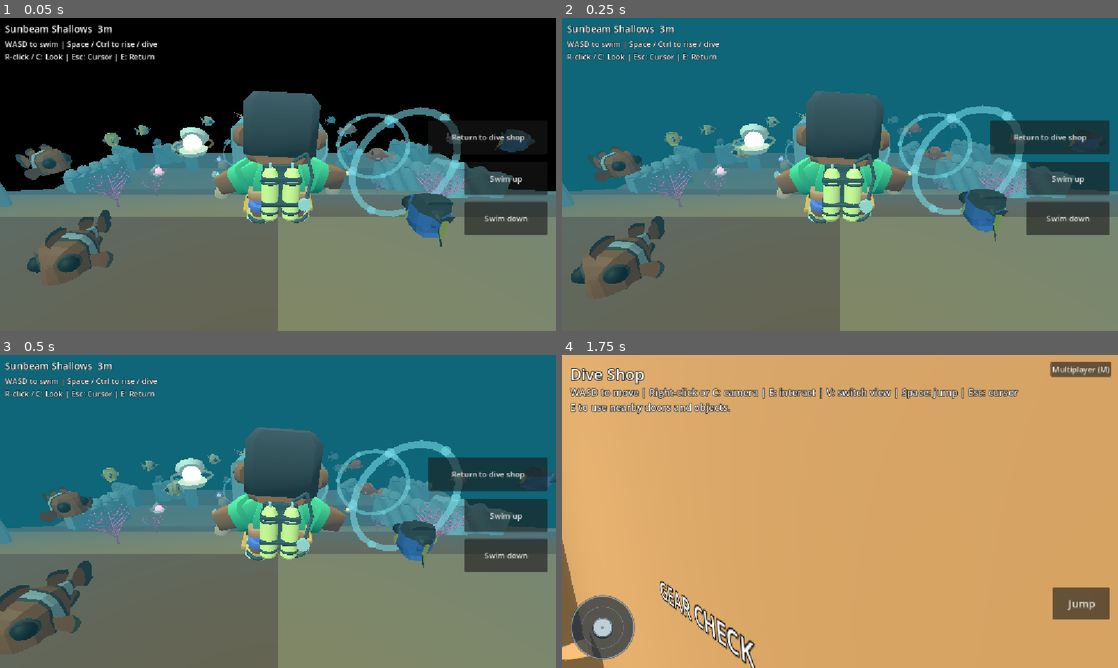
Above: before the commit, frames 1-4 (two rows, left to right).
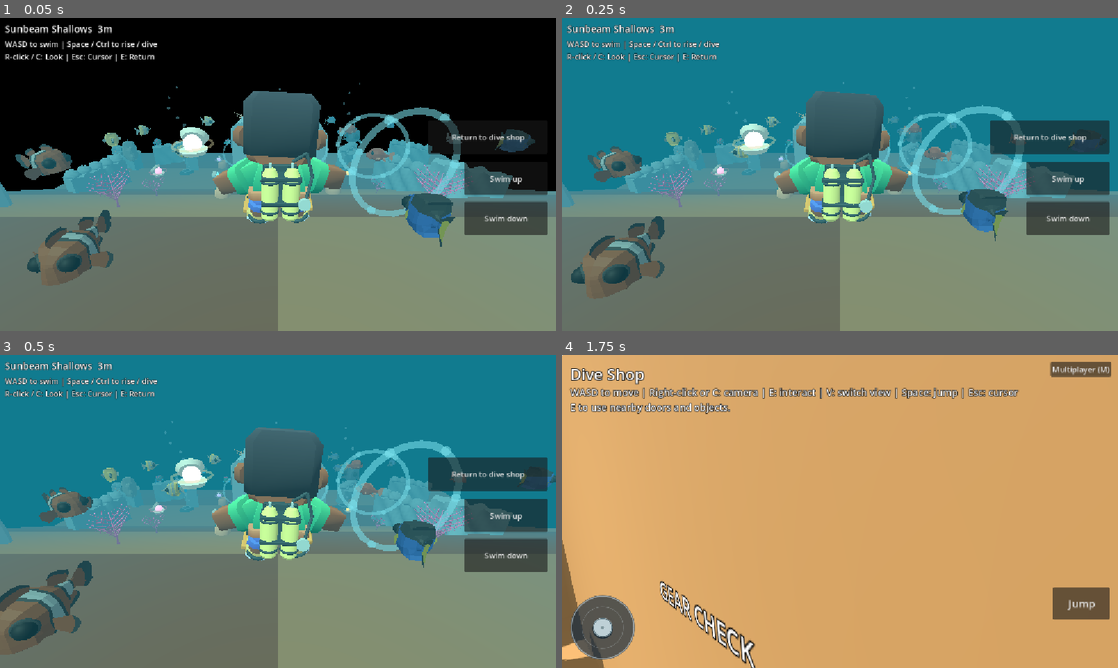
Above: after the commit, the same moments.

Repository: WillowbrookGame/willowbrook
Game: Godot game, scene res://game/scuba/reef.tscn
Two runs of this game, one before a commit and one after it. Both use one fixed random seed, a clock stepped at 60 frames per second and the inputs below. This scene is started directly instead of the project's main scene. Sound files missing from this copy of the repository are replaced by a short silence.
Inputs (mouse positions are in pixels of both pictures, inside the frame that each line leads up to):
- Up to frame 1 (0.05 s): no input
- Up to frame 2 (0.25 s): no input
- Up to frame 3 (0.5 s): no input
- Up to frame 4 (1.75 s): tap Enter at 0.5 s; move the mouse to (962, 495) at 0.52 s; hold Right (ui_right) 0.53-1.25 s; tap E at 0.6 s; click (962, 495) at 0.67 s; tap Space at 0.77 s; drag from (728, 527) to (812, 574) at 1.27 s

The runs differ from the first frame. In frame 1, 0.2% of the frame differs, in the area x 21-66%, y 20-51%; in frame 2, 0.2%; in frame 3, 0.3%, in the area x 21-65%, y 21-51%; in frame 4, nothing differs.

Commit message:
Scuba: add deep bubble geysers, depth-based mood, and deep-water visitors

Diff:
--- a/game/scuba/reef.gd
+++ b/game/scuba/reef.gd
@@ -8,6 +8,7 @@
 const REEF_ART=preload("res://game/scuba/reef_art.gd")
 const REEF_TREASURES=preload("res://game/scuba/reef_treasures.gd")
 const REEF_RINGS=preload("res://game/scuba/reef_rings.gd")
+const REEF_GEYSERS=preload("res://game/scuba/reef_geysers.gd")
 const STICK=preload("res://game/movement_thumbstick.gd")
 const ROUTER=preload("res://game/touch_router.gd")
 const GAMEPAD=preload("res://game/gamepad_state.gd")
@@ -35,6 +36,7 @@
 var art: Node3D
 var treasures: Node3D
 var rings: Node3D
+var geysers: Node3D
 var _banner_time:=0.0
 var _touch=ROUTER.new()
 var _pad=GAMEPAD.new()
@@ -63,6 +65,9 @@
 	rings.name="ReefRings"
 	add_child(rings)
 	rings.ring_passed.connect(_on_ring_passed)
+	geysers=REEF_GEYSERS.new()
+	geysers.name="ReefGeysers"
+	add_child(geysers)
 	diver=DIVER.new()
 	diver.name="Diver"
 	diver.collision_layer=0
@@ -344,7 +349,9 @@
 	vertical-=float(Input.is_physical_key_pressed(KEY_CTRL) or Input.is_physical_key_pressed(KEY_SHIFT) or _sink_held or _pad_sink or -1 in _vertical_touches.values())
 	var aim:Vector2=(_pad.look()+_touch.look_motion).limit_length()
 	_look(aim,delta*1.65)
-	_swim(axis,vertical,delta)
+	var lift:float=float(geysers.updraft_at(diver.position,vertical<-0.1)) if geysers!=null else 0.0
+	_swim(axis,vertical,delta,lift)
+	art.update_depth_mood(diver.position.y)
 	_update_camera(delta)
 	if treasures!=null:
 		treasures.check_diver(diver.position)
@@ -392,12 +399,13 @@
 		_banner_time=2.6
 	treasure_banner.show()
 
-func _swim(axis: Vector2, vertical: float, dt: float) -> void:
+func _swim(axis: Vector2, vertical: float, dt: float, lift: float=0.0) -> void:
 	var local:=Vector3(axis.x,0,axis.y)
 	var target:=((Basis(Vector3.UP,_yaw)*local)+Vector3.UP*vertical*.72).limit_length()*SPEED
 	if swim_player!=null:
 		var wanted:=SWIM.STROKE if target.length_squared()>.15 else SWIM.AQUATIC_IDLE
 		if swim_player.current_animation!=wanted:swim_player.play(wanted,.18)
+	target.y+=lift
 	diver.velocity=diver.velocity.move_toward(target,(18.0 if target.length_squared()>.03 else 26.0)*dt)
 	diver.move_and_slide()
 	var at:=diver.position
--- a/game/scuba/reef_art.gd
+++ b/game/scuba/reef_art.gd
@@ -1,7 +1,14 @@
 extends Node3D
 const LAYOUT := preload("res://game/scuba/reef_layout.tscn")
 const FISH:="res://game/fish_art/"
+const SHALLOW_BG := Color(0.08, 0.48, 0.56, 1.0)
+const DEEP_BG := Color(0.03, 0.16, 0.30, 1.0)
+const SHALLOW_FOG := Color(0.16, 0.56, 0.64, 1.0)
+const DEEP_FOG := Color(0.05, 0.22, 0.38, 1.0)
 var _fish: Array[Dictionary]=[]
+var _visitors: Array[Dictionary]=[]
+var _env: Environment
+var _sun: DirectionalLight3D
 var _elapsed:=0.0
 var _fish_tick:=0.0
 # Main1 sits toward each authored fish face; Main6 grows down the rear (-Z).
@@ -13,6 +20,11 @@
 	var layout := LAYOUT.instantiate() as Node3D
 	add_child(layout)
 	_disable_shadows(layout)
+	var world_env := layout.get_node_or_null("UnderwaterEnvironment") as WorldEnvironment
+	if world_env != null and world_env.environment != null:
+		_env = world_env.environment.duplicate() as Environment
+		world_env.environment = _env
+	_sun = layout.get_node_or_null("Sunlight") as DirectionalLight3D
 	# Authored nearby landmarks frame the schools; their lanes are in open water.
 	_school("Clownfish",Vector3(-6,-3.35,13),5,3.5,.23,.33)
 	_school("BlueTang",Vector3(6.5,-3.45,12),4,4.1,.22,.31)
@@ -20,7 +32,20 @@
 	_school("CoralGrouper",Vector3(7.5,-6.0,0),3,4.1,.28,.31)
 	_school("ParrotFish",Vector3(-11,-10.8,-14.5),4,4.5,.29,.26)
 	_school("Tuna",Vector3(11,-9.8,-19),3,5.2,.36,.26)
+	# Two slow, gentle deep-water visitors cruising high above the wreck and overhang.
+	_visitor("Shark",Vector3(2.0,-10.5,-18.0),8.5,.72,.14,0.4)
+	_visitor("Sunfish",Vector3(-13.5,-11.8,-17.5),7.0,.68,.12,2.6)
+	update_depth_mood(-3.0)
 	_update_fish()
+
+func update_depth_mood(diver_y: float) -> void:
+	var depth_t := clampf((-diver_y - 3.0) / 13.0, 0.0, 1.0)
+	if _env != null:
+		_env.background_color = SHALLOW_BG.lerp(DEEP_BG, depth_t)
+		_env.fog_light_color = SHALLOW_FOG.lerp(DEEP_FOG, depth_t)
+		_env.ambient_light_energy = lerpf(0.78, 0.54, depth_t)
+	if _sun != null:
+		_sun.light_energy = lerpf(1.22, 0.72, depth_t)
 
 func floor_at(at: Vector3) -> float:
 	return -6.4 - clampf((8.0-at.z)/22.0,0.0,1.0)*11.0
@@ -56,6 +81,12 @@
 		# Equal phase separation and shared angular speed prevent school members passing through one another.
 		_fish.append({"node":n,"origin":origin,"radius":radius,"phase":float(i)*TAU/count,"rate":rate})
 
+func _visitor(species: String, origin: Vector3, radius: float, ratio: float, rate: float, phase: float) -> void:
+	var n:=_asset(FISH+species+".glb",origin,ratio,0.0)
+	if n==null:return
+	n.set_meta("reef_visitor",species)
+	_visitors.append({"node":n,"species":species,"origin":origin,"radius":radius,"phase":phase,"rate":rate})
+
 func _update_fish() -> void:
 	for a: Dictionary in _fish:
 		var n:Node3D=a.node
@@ -65,6 +96,14 @@
 		var tangent:=Vector3(-sin(theta),0,cos(theta)*BW)
 		n.position=baseline+Vector3(cos(theta)*a.radius,.21*sin(theta*2.0+a.phase),sin(theta)*a.radius*BW)
 		n.rotation.y=atan2(tangent.x,tangent.z)+wiggle
+	for v: Dictionary in _visitors:
+		var n:Node3D=v.node
+		var theta:float=_elapsed*v.rate+v.phase
+		var wiggle:float=.06*sin(2.4*_elapsed+v.phase)
+		var baseline:Vector3=v.origin
+		var tangent:=Vector3(-sin(theta),0,cos(theta)*BW)
+		n.position=baseline+Vector3(cos(theta)*v.radius,.35*sin(theta+v.phase),sin(theta)*v.radius*BW)
+		n.rotation.y=atan2(tangent.x,tangent.z)+wiggle
 
 func _process(delta:float) -> void:
 	_elapsed+=delta
--- /dev/null
+++ b/game/scuba/reef_geysers.gd
@@ -0,0 +1,185 @@
+extends Node3D
+## Deep-floor bubble geysers that gently lift divers upward like natural elevators.
+## Zero extra buttons; divers can steer freely or hold dive to leave any time.
+
+const GEYSER_RADIUS := 2.15
+const LIFT_SPEED := 4.2
+const BUBBLES_PER_GEYSER := 10
+const RATE := 22050
+const SPOTS: Array[Dictionary] = [
+	{"id": "wreck_center_geyser", "base": Vector3(-0.5, -17.4, -18.5), "top_y": -4.0},
+	{"id": "wreck_east_geyser", "base": Vector3(10.5, -17.4, -20.5), "top_y": -4.5},
+	{"id": "overhang_geyser", "base": Vector3(-14.5, -17.4, -19.5), "top_y": -4.5},
+]
+
+var geysers: Array[Dictionary] = []
+var _elapsed := 0.0
+var _in_geyser := false
+var _whoosh_cooldown := 0.0
+
+static var _vent_mesh: CylinderMesh
+static var _ring_mesh: TorusMesh
+static var _bubble_mesh: SphereMesh
+static var _vent_mat: StandardMaterial3D
+static var _bubble_mat: StandardMaterial3D
+static var _whoosh_stream: AudioStreamWAV
+
+
+func _ready() -> void:
+	_ensure_shared()
+	for idx in SPOTS.size():
+		var spec: Dictionary = SPOTS[idx]
+		var base: Vector3 = spec.base
+		var top_y: float = float(spec.top_y)
+		var root := Node3D.new()
+		root.name = String(spec.id)
+		root.position = base
+		add_child(root)
+
+		var vent := MeshInstance3D.new()
+		vent.mesh = _vent_mesh
+		vent.material_override = _vent_mat
+		vent.position.y = 0.14
+		vent.cast_shadow = GeometryInstance3D.SHADOW_CASTING_SETTING_OFF
+		root.add_child(vent)
+
+		var ring := MeshInstance3D.new()
+		ring.mesh = _ring_mesh
+		ring.material_override = _bubble_mat
+		ring.position.y = 0.30
+		ring.cast_shadow = GeometryInstance3D.SHADOW_CASTING_SETTING_OFF
+		root.add_child(ring)
+
+		var bubbles: Array[MeshInstance3D] = []
+		for i in BUBBLES_PER_GEYSER:
+			var b := MeshInstance3D.new()
+			b.mesh = _bubble_mesh
+			b.material_override = _bubble_mat
+			b.cast_shadow = GeometryInstance3D.SHADOW_CASTING_SETTING_OFF
+			root.add_child(b)
+			bubbles.append(b)
+
+		geysers.append({
+			"id": String(spec.id),
+			"base": base,
+			"top_y": top_y,
+			"height": maxf(2.0, top_y - base.y),
+			"phase": float(idx) * 1.7,
+			"bubbles": bubbles,
+		})
+	_update_bubbles()
+
+
+func updraft_at(diver_pos: Vector3, holding_sink := false) -> float:
+	if holding_sink:
+		_in_geyser = false
+		return 0.0
+	var radius_sq := GEYSER_RADIUS * GEYSER_RADIUS
+	var best_lift := 0.0
+	for g: Dictionary in geysers:
+		var base: Vector3 = g.base
+		var top_y: float = float(g.top_y)
+		if diver_pos.y < base.y - 0.5 or diver_pos.y > top_y:
+			continue
+		var dx := diver_pos.x - base.x
+		var dz := diver_pos.z - base.z
+		var dist_sq := dx * dx + dz * dz
+		if dist_sq <= radius_sq:
+			var radial := 1.0 - clampf(sqrt(dist_sq) / GEYSER_RADIUS, 0.0, 1.0) * 0.35
+			var top_taper := clampf((top_y - diver_pos.y) / 2.2, 0.0, 1.0)
+			best_lift = maxf(best_lift, LIFT_SPEED * radial * top_taper)
+	var now_in := best_lift > 0.25
+	if now_in and not _in_geyser and _whoosh_cooldown <= 0.0:
+		_play_whoosh()
+		_whoosh_cooldown = 1.2
+	_in_geyser = now_in
+	return best_lift
+
+
+func _process(delta: float) -> void:
+	_elapsed += delta
+	_whoosh_cooldown = maxf(0.0, _whoosh_cooldown - delta)
+	_update_bubbles()
+
+
+func _update_bubbles() -> void:
+	for g: Dictionary in geysers:
+		var height: float = float(g.height)
+		var phase: float = float(g.phase)
+		var bubbles: Array = g.bubbles
+		for i in bubbles.size():
+			var b: MeshInstance3D = bubbles[i]
+			var frac := fposmod(_elapsed * 0.28 + float(i) / float(bubbles.size()) + phase * 0.1, 1.0)
+			var angle := _elapsed * 1.6 + float(i) * 1.3 + phase
+			var sway := 0.45 + frac * 0.65
+			b.position = Vector3(cos(angle) * sway, 0.35 + frac * height, sin(angle) * sway)
+			var sz := lerpf(0.65, 1.45, sin(frac * PI))
+			b.scale = Vector3.ONE * sz
+
+
+static func _ensure_shared() -> void:
+	if _vent_mesh != null:
+		return
+	_vent_mesh = CylinderMesh.new()
+	_vent_mesh.top_radius = 0.72
+	_vent_mesh.bottom_radius = 1.15
+	_vent_mesh.height = 0.28
+	_vent_mesh.radial_segments = 12
+
+	_ring_mesh = TorusMesh.new()
+	_ring_mesh.inner_radius = 0.52
+	_ring_mesh.outer_radius = 0.72
+	_ring_mesh.rings = 14
+	_ring_mesh.ring_segments = 8
+
+	_bubble_mesh = SphereMesh.new()
+	_bubble_mesh.radius = 0.16
+	_bubble_mesh.height = 0.32
+	_bubble_mesh.radial_segments = 10
+	_bubble_mesh.rings = 6
+
+	_vent_mat = StandardMaterial3D.new()
+	_vent_mat.albedo_color = Color("#4a5d63")
+	_vent_mat.roughness = 0.85
+
+	_bubble_mat = StandardMaterial3D.new()
+	_bubble_mat.shading_mode = BaseMaterial3D.SHADING_MODE_UNSHADED
+	_bubble_mat.transparency = BaseMaterial3D.TRANSPARENCY_ALPHA
+	_bubble_mat.albedo_color = Color(0.66, 0.96, 1.0, 0.48)
+
+
+static func _build_whoosh() -> AudioStreamWAV:
+	var count := int(RATE * 0.36)
+	var data := PackedByteArray()
+	data.resize(count * 2)
+	var low := 0.0
+	var phase := 0.0
+	var rng := RandomNumberGenerator.new()
+	rng.seed = 211
+	for i in count:
+		var t := float(i) / float(RATE)
+		var env := sin(minf(1.0, t / 0.36) * PI)
+		low = lerpf(low, rng.randf_range(-1.0, 1.0), 0.14)
+		var freq := lerpf(160.0, 420.0, t / 0.36)
+		phase += TAU * freq / float(RATE)
+		var wave := (low * 0.55 + sin(phase) * 0.30) * env * 0.35
+		data.encode_s16(i * 2, clampi(roundi(wave * 32767.0), -32768, 32767))
+	var wav := AudioStreamWAV.new()
+	wav.format = AudioStreamWAV.FORMAT_16_BITS
+	wav.mix_rate = RATE
+	wav.stereo = false
+	wav.data = data
+	return wav
+
+
+func _play_whoosh() -> void:
+	if DisplayServer.get_name() == "headless" or not is_inside_tree():
+		return
+	if _whoosh_stream == null:
+		_whoosh_stream = _build_whoosh()
+	var player := AudioStreamPlayer.new()
+	player.stream = _whoosh_stream
+	player.volume_db = -9.0
+	add_child(player)
+	player.finished.connect(player.queue_free)
+	player.play()
--- /dev/null
+++ b/game/scuba/test_scuba_atmosphere.gd
@@ -0,0 +1,72 @@
+extends SceneTree
+const REEF := "res://game/scuba/reef.tscn"
+
+func _initialize() -> void:
+	call_deferred("_run")
+
+func _require(ok: bool, msg: String) -> bool:
+	if not ok:
+		push_error(msg)
+		quit(1)
+	return ok
+
+func _run() -> void:
+	if change_scene_to_file(REEF) != OK:
+		quit(1)
+		return
+	await scene_changed
+	var reef := current_scene
+	var geysers: Node3D = reef.geysers
+	if not _require(geysers != null and geysers.geysers.size() == 3, "Reef should spawn 3 deep-floor bubble geysers"):
+		return
+	for i in geysers.geysers.size():
+		var g: Dictionary = geysers.geysers[i]
+		var base: Vector3 = g.base
+		var floor_y: float = reef.art.floor_at(base)
+		if not _require(absf(base.x) <= reef.EXTENT.x and absf(base.z) <= reef.EXTENT.y, "Geyser %d outside swim extent" % i):
+			return
+		if not _require(absf(base.y - floor_y) <= 0.25 and float(g.top_y) <= reef.TOP, "Geyser %d vertical bounds invalid: base=%s floor=%s top=%s" % [i, base.y, floor_y, g.top_y]):
+			return
+	# Updraft behavior: lifts inside column, yields when holding sink, zero at spawn.
+	var g0_base: Vector3 = geysers.geysers[0].base
+	var inside := Vector3(g0_base.x, g0_base.y + 3.0, g0_base.z)
+	var lift_normal: float = float(geysers.updraft_at(inside, false))
+	var lift_sink: float = float(geysers.updraft_at(inside, true))
+	var lift_spawn: float = float(geysers.updraft_at(reef.SPAWN, false))
+	if not _require(lift_normal > 2.0 and lift_sink == 0.0 and lift_spawn == 0.0, "Unexpected geyser updraft values: normal=%s sink=%s spawn=%s" % [lift_normal, lift_sink, lift_spawn]):
+		return
+	# Swimming passively inside a geyser should lift the diver upward.
+	reef.diver.position = inside
+	reef.diver.velocity = Vector3.ZERO
+	var start_y: float = reef.diver.position.y
+	for _step in range(18):
+		await physics_frame
+	if not _require(reef.diver.position.y > start_y + 0.4 and reef.diver.position.y <= reef.TOP, "Geyser should gently lift diver upward: start=%s end=%s" % [start_y, reef.diver.position.y]):
+		return
+	# Depth-based underwater mood shifts darker and deeper blue near the wreck.
+	reef.art.update_depth_mood(-3.0)
+	var shallow_bg: Color = reef.art._env.background_color
+	var shallow_fog: Color = reef.art._env.fog_light_color
+	var shallow_amb: float = reef.art._env.ambient_light_energy
+	var shallow_sun: float = reef.art._sun.light_energy
+	reef.art.update_depth_mood(-16.0)
+	var deep_bg: Color = reef.art._env.background_color
+	var deep_fog: Color = reef.art._env.fog_light_color
+	var deep_amb: float = reef.art._env.ambient_light_energy
+	var deep_sun: float = reef.art._sun.light_energy
+	if not _require(deep_bg.g < shallow_bg.g - 0.15 and deep_fog.g < shallow_fog.g - 0.15 and deep_amb < shallow_amb and deep_sun < shallow_sun, "Deep water mood should darken/shift deeper blue"):
+		return
+	# Deep-water visitors cruise without altering the 24 reef school fish contract.
+	if not _require(reef.art._fish.size() == 24, "Reef school fish count should remain 24, got %d" % reef.art._fish.size()):
+		return
+	if not _require(reef.art._visitors.size() == 2, "Reef should have 2 deep-water visitors"):
+		return
+	var v0_start: Vector3 = reef.art._visitors[0].node.position
+	var v1_start: Vector3 = reef.art._visitors[1].node.position
+	reef.art._process(1.0)
+	var v0_end: Vector3 = reef.art._visitors[0].node.position
+	var v1_end: Vector3 = reef.art._visitors[1].node.position
+	if not _require(v0_start.distance_to(v0_end) > 0.2 and v1_start.distance_to(v1_end) > 0.2, "Deep-water visitors should glide smoothly over time"):
+		return
+	print("PASS: Scuba bubble geysers, depth mood shift, and deep-water visitors")
+	quit()
